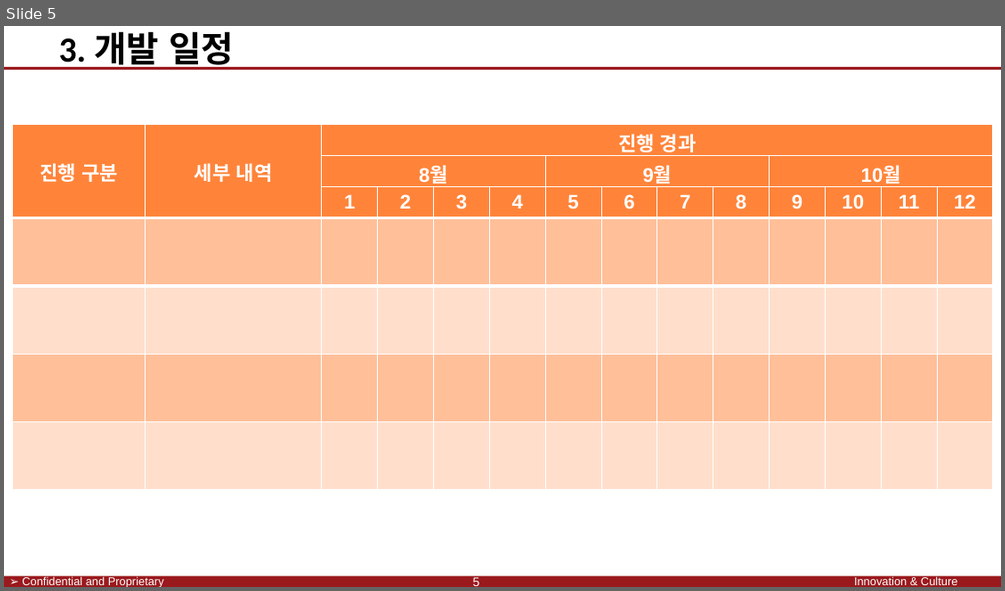
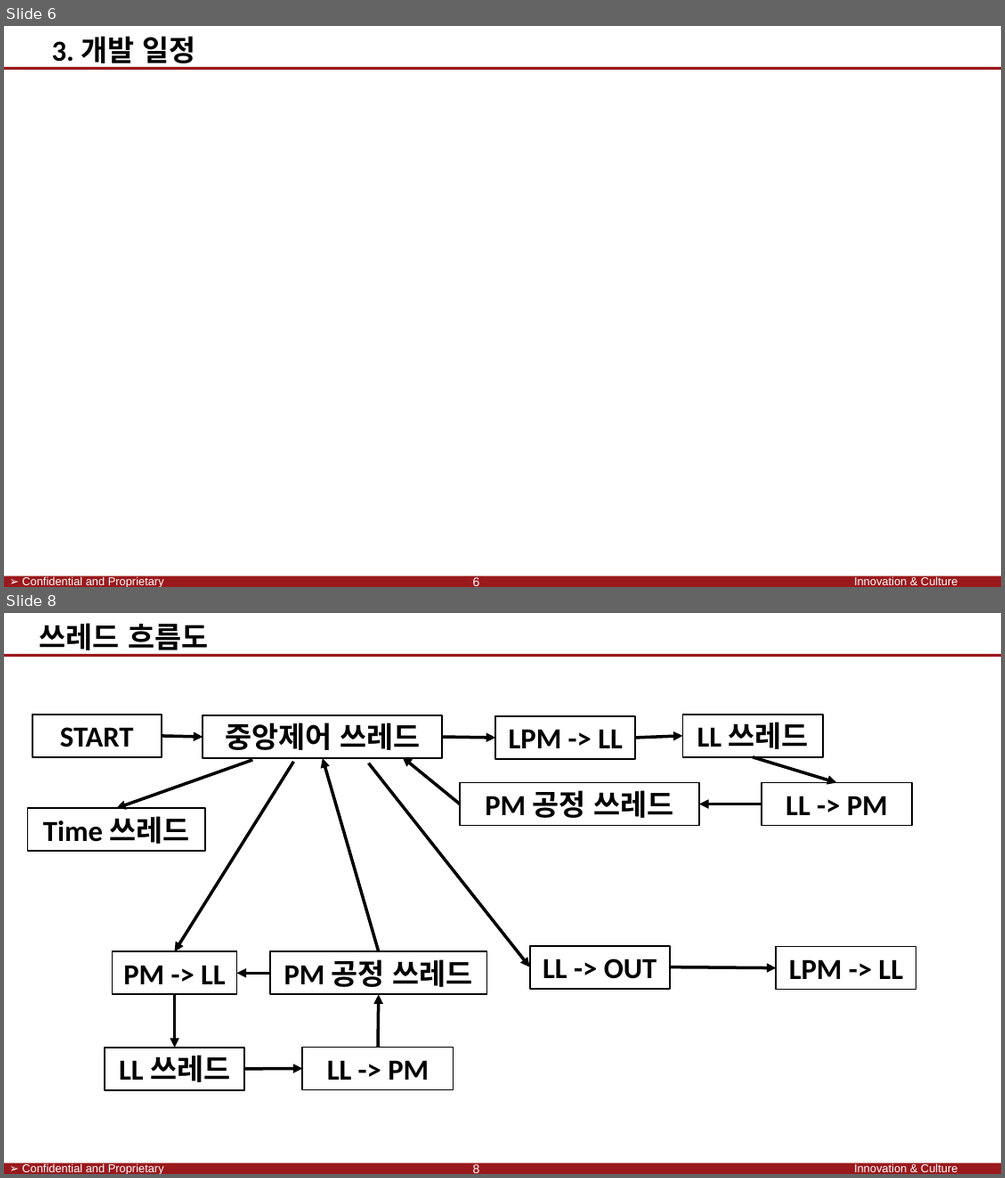
Before and after one commit to SaintSeong/JusungProject, a slide deck: A조 발표.pptx. Shown one above the other, each under a label of ours: slide 5 before the commit, slides 6 and 8 after it; the slides between them are not shown. The pictures are 1005x591 and 1005x1178 pixels, drawn with LibreOffice and Linux fonts; fonts in the diff are those of the drawing; background and template pictures are left out. Boxes give left, top, right and bottom in pixels: in the first picture for what was removed or moved away, otherwise in the second. Text is boxed around its words. In the diff, an @@ line names an element or a change of style, - is before the commit and + after.

```diff
--- a/A조 발표.pptx
+++ b/A조 발표.pptx
@@ slide 8 added at [4, 613, 1001, 1174], background #FFFFFF; not listed: 4 template elements that a slide beside it also shows @@
@@ text added at [40, 623, 208, 656], 28 pt, text #000000, bold @@
+쓰레드 흐름도
@@ rectangle added at [32, 714, 162, 757], outline #000000 1.5 pt, 28 pt, text #000000, bold @@
+START
@@ rectangle added at [202, 715, 442, 758], outline #000000 1.5 pt, 28 pt, text #000000, bold @@
+중앙제어 쓰레드
@@ rectangle added at [495, 716, 635, 759], outline #000000 1.5 pt, 28 pt, text #000000, bold @@
+LPM -> LL
@@ rectangle added at [683, 714, 823, 756], outline #000000 1.5 pt, 28 pt, text #000000, bold @@
+LL 쓰레드
@@ arrow added from (162, 736) to (202, 737), #000000 3 pt @@
@@ arrow added from (442, 737) to (495, 738), #000000 3 pt @@
@@ arrow added from (636, 738) to (683, 736), #000000 3 pt @@
@@ arrow added from (252, 760) to (116, 808), #000000 3 pt @@
@@ arrow added from (293, 762) to (175, 952), #000000 3 pt @@
@@ arrow added from (379, 952) to (323, 758), #000000 3 pt @@
@@ arrow added from (369, 763) to (530, 966), #000000 3 pt @@
@@ arrow added from (461, 803) to (403, 757), #000000 3 pt @@
@@ arrow added from (752, 757) to (837, 783), #000000 3 pt @@
@@ rectangle added at [461, 783, 699, 826], outline #000000 1.5 pt, 28 pt, text #000000, bold @@
+PM 공정 쓰레드
@@ rectangle added at [761, 783, 912, 826], outline #000000 1.5 pt, 28 pt, text #000000, bold @@
+LL -> PM
@@ rectangle added at [27, 808, 205, 851], outline #000000 1.5 pt, 28 pt, text #000000, bold @@
+Time 쓰레드
@@ arrow added from (761, 803) to (699, 803), #000000 3 pt @@
@@ rectangle added at [113, 952, 237, 995], outline #000000 1.5 pt, 28 pt, text #000000, bold @@
+PM -> LL
@@ rectangle added at [270, 952, 487, 995], outline #000000 1.5 pt, 28 pt, text #000000, bold @@
+PM 공정 쓰레드
@@ rectangle added at [530, 946, 670, 989], outline #000000 1.5 pt, 28 pt, text #000000, bold @@
+LL -> OUT
@@ rectangle added at [777, 947, 916, 989], outline #000000 1.5 pt, 28 pt, text #000000, bold @@
+LPM -> LL
@@ arrow added from (270, 973) to (236, 973), #000000 3 pt @@
@@ arrow added from (670, 966) to (777, 968), #000000 3 pt @@
@@ arrow added from (175, 995) to (175, 1047), #000000 3 pt @@
@@ arrow added from (378, 1046) to (379, 995), #000000 3 pt @@
@@ rectangle added at [105, 1047, 245, 1090], outline #000000 1.5 pt, 28 pt, text #000000, bold @@
+LL 쓰레드
@@ rectangle added at [302, 1046, 453, 1089], outline #000000 1.5 pt, 28 pt, text #000000, bold @@
+LL -> PM
@@ arrow added from (245, 1069) to (302, 1069), #000000 3 pt @@
@@ page number added at [473, 1164, 480, 1173], 12 pt, text #FFFFFF @@
+8
@@ what was slide 5 is now slide 6 @@
@@ slide 6 changed as well @@
@@ text "3. 개발 일정" at [52, 36, 195, 69]: size 34 to 28 pt @@
@@ table removed at [12, 125, 994, 488], 7 rows, 14 columns @@
-진행 구분 | 세부 내역 | 진행 경과 |  |  |  |  |  |  |  |  |  |  | 
- |  | 8월 |  |  |  | 9월 |  |  |  | 10월 |  |  | 
- |  | 1 | 2 | 3 | 4 | 5 | 6 | 7 | 8 | 9 | 10 | 11 | 12
- |  |  |  |  |  |  |  |  |  |  |  |  | 
- |  |  |  |  |  |  |  |  |  |  |  |  | 
- |  |  |  |  |  |  |  |  |  |  |  |  | 
- |  |  |  |  |  |  |  |  |  |  |  |  | 
@@ page number at [473, 577, 480, 586]: text changed @@
-5
+6
```
Also in this commit, not shown: 10 other slides changed, 2 other slides added, 1 other file.
